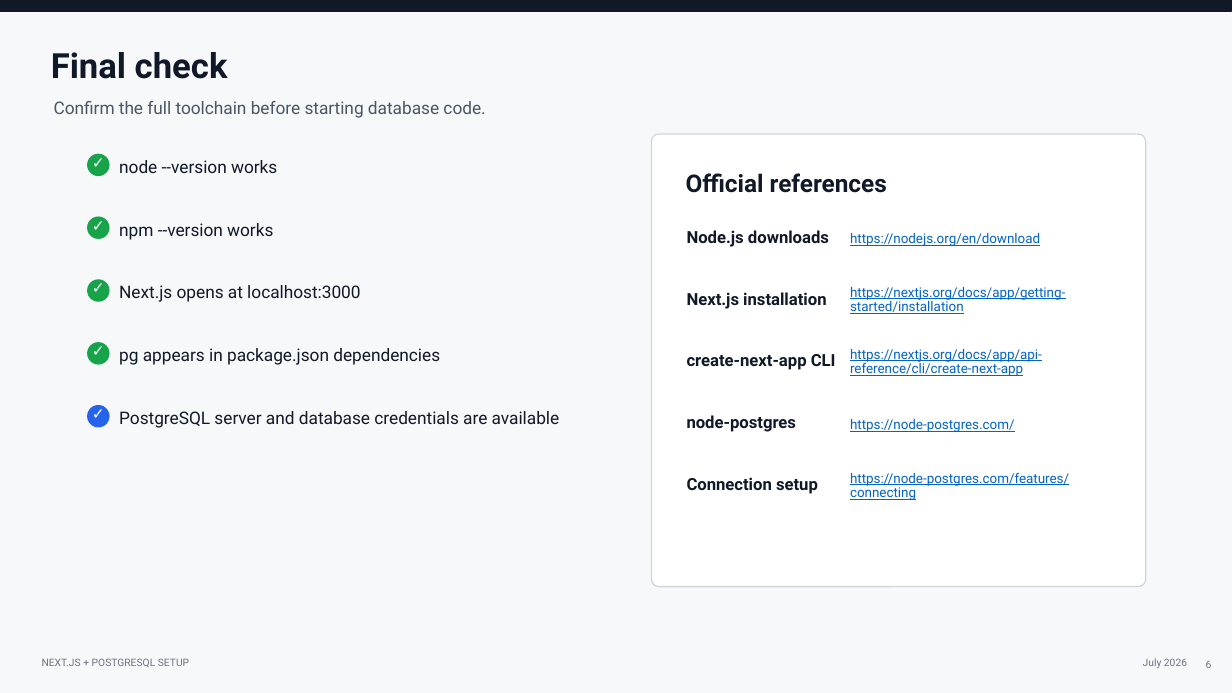
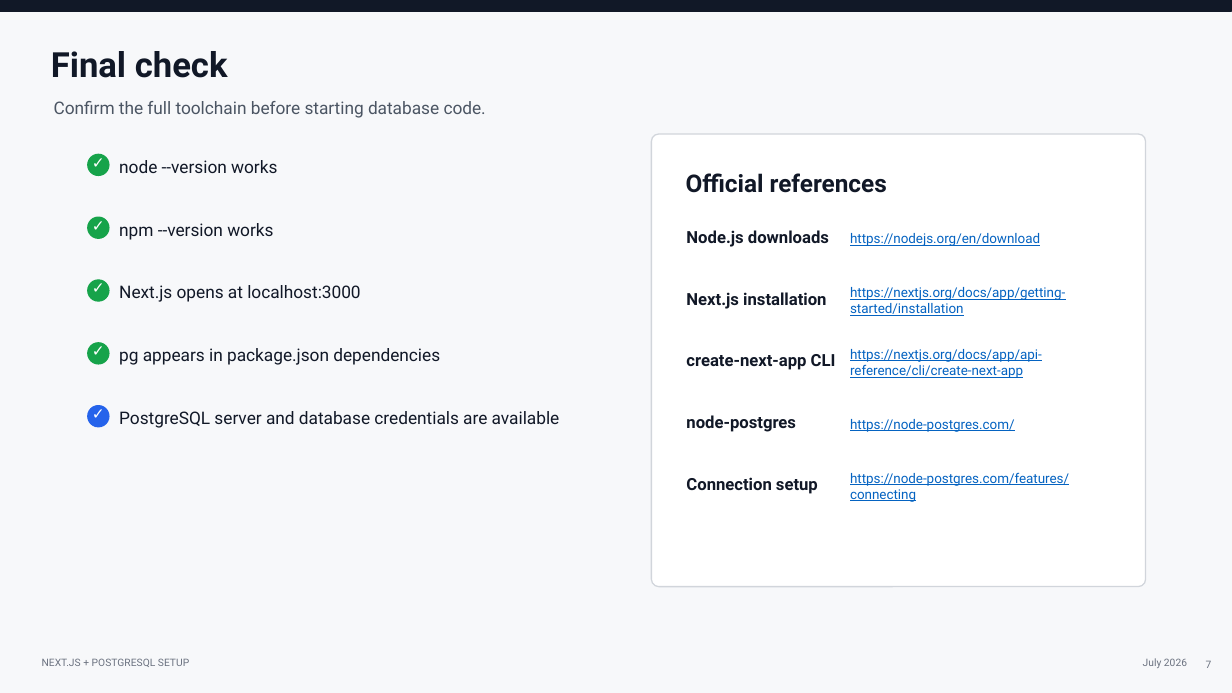
Before and after one commit to watswat5/DBToolTalk, a slide deck: slide 7 of nextjs_postgresql_setup_updated.pptx (slide 6 before the commit). Drawn at 1232x693 pixels with LibreOffice and Linux fonts; fonts in the diff are those of the drawing. Boxes give left, top, right and bottom in pixels: in the first picture for what was removed or moved away, otherwise in the second. Text is boxed around its words. In the diff, an @@ line names an element or a change of style, - is before the commit and + after.

```diff
--- a/nextjs_postgresql_setup_updated.pptx
+++ b/nextjs_postgresql_setup_updated.pptx
@@ line spacing 0.9 to 1 in 3 elements at (850,287,1065,316), (850,349,1042,378), (850,472,1069,502) @@
@@ page number at (1206,660,1212,668): text changed @@
-6
+7
```
Also in this commit, not shown: 1 other slide changed, 1 slide added.
